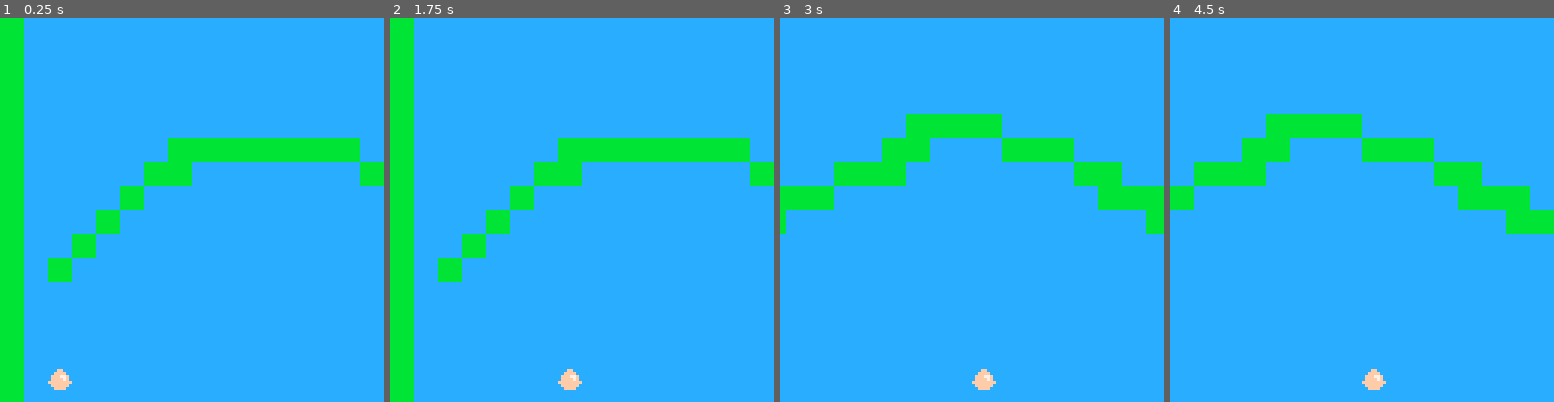
Above: before the commit, frames 1-4 (left to right).
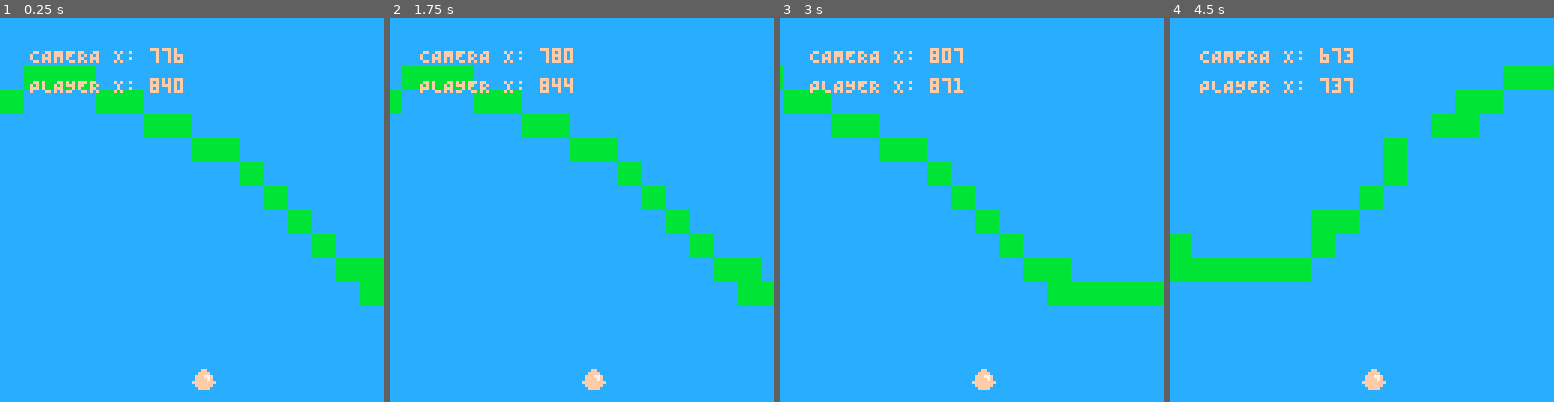
Above: after the commit, the same moments.

Repository: mccordgh/all_pico_8_carts
Game: PICO-8 cartridge workspace/ludum_dare_41/ld41_golf_flappy_bird.p8
The game is run twice, just before and just after one commit, with the same random seed, the same clock (stepped at 60 frames per second) and the same inputs.
Inputs:
- Up to frame 1 (0.25 s): no input
- Up to frame 2 (1.75 s): hold Right from 1.6 s (still down)
- Up to frame 3 (3 s): release Right at 2.1 s; hold Right from 2.47 s (still down)
- Up to frame 4 (4.5 s): release Right at 3.03 s; hold Left 3.08-3.58 s; hold Right from 4.02 s (still down)

The runs differ from the first frame. In frame 1, 18% of the frame differs, in the area x 0-100%, y 0-100%; in frame 2, 18%; in frame 3, 14%; in frame 4, 15%.

Commit message:
camera boundaries for ld game

Diff:
--- a/workspace/ludum_dare_41/ld41_golf_flappy_bird.p8
+++ b/workspace/ludum_dare_41/ld41_golf_flappy_bird.p8
@@ -7,32 +7,53 @@
 end
 
 function init_game_vars()
-
+    grav = 0.25
 end
 
 function init_ball_vars()
     ball = {}
-    ball.x = 16
+    ball.x = 840
     ball.y = 116
+    ball.w = 8
 end
--->8
+
 function _update()
     if (btn(1)) then
-        ball.x += 10
+        ball.x += 1
     end
 
     if (btn(0)) then
         ball.x -= 10
     end
 end
--->8
+
 function _draw()
     cls()
-    camera(ball.x - 64 < 0 and 0 or ball.x - 64)
+    set_camera()
 
     map(0, 0, 0, 0, 128, 16)
 
     spr(3, ball.x, ball.y)
+
+    debug_info()
+end
+
+function debug_info()
+    print("CAMERA X: " .. cam_x, cam_x + 10, 10, 15)
+    print("PLAYER X: " .. ball.x, cam_x + 10, 20, 15)
+end
+
+function set_camera()
+    if (ball.x - 64 < 0) then
+        cam_x = 0
+    else if (ball.x + ball.w > 966) then
+        cam_x = 894
+    else
+        cam_x = ball.x - 64
+    end
+    end
+
+    camera(cam_x, 0)
 end
 __gfx__
 00000000ccccccccbbbbbbbb00000000000000000000000000000000000000000000000000000000000000000000000000000000000000000000000000000000
